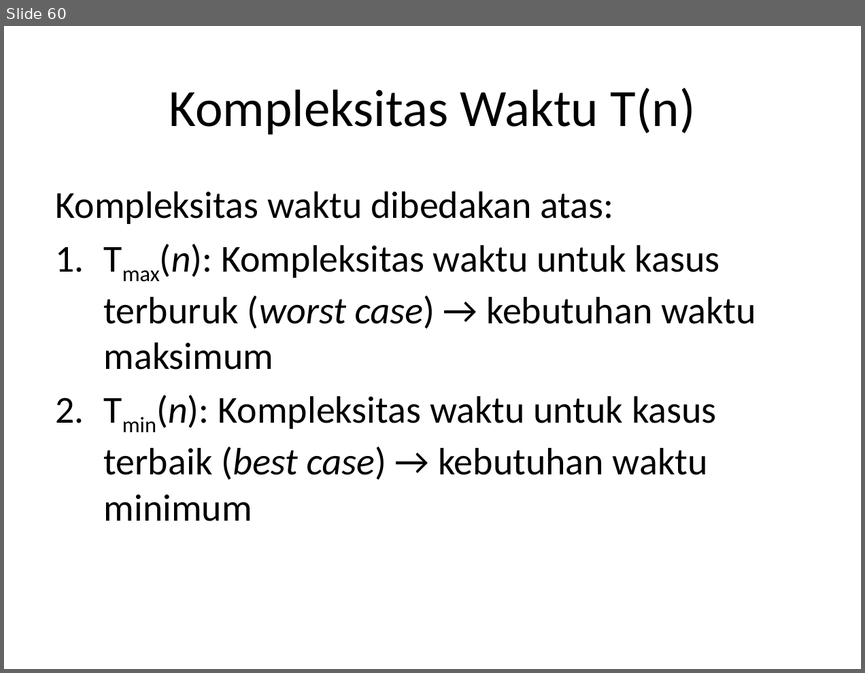
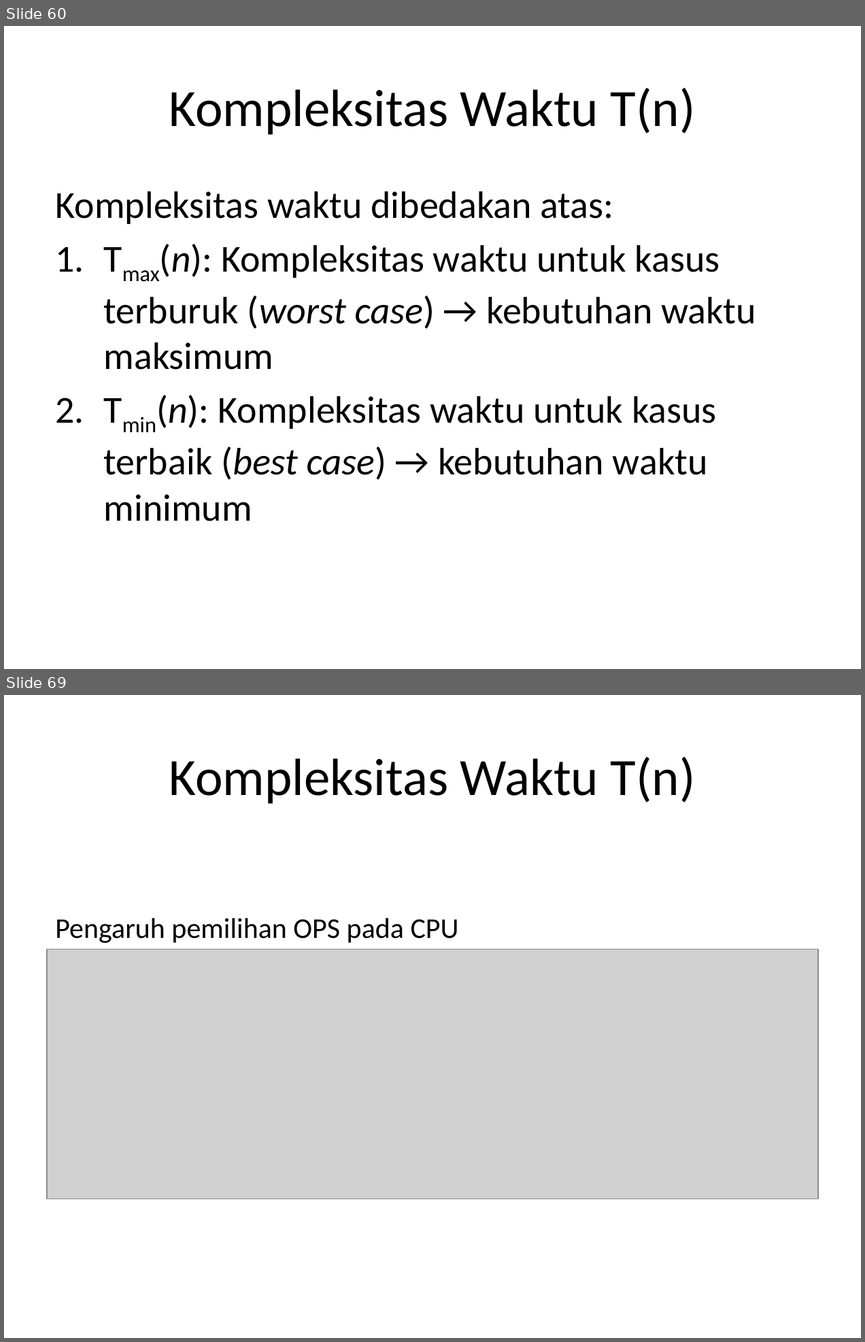
Before and after one commit to auliyanurul/kuliah, a slide deck: Algoritma dan Struktur Data.pptx. Shown one above the other, each under a label of ours: slide 60 before the commit, slides 60 and 69 after it; the slides between them are not shown. The pictures are 865x673 and 865x1342 pixels, drawn with LibreOffice and Linux fonts; fonts in the diff are those of the drawing; grey boxes stand for pictures. Boxes give left, top, right and bottom in pixels: in the first picture for what was removed or moved away, otherwise in the second. Text is boxed around its words. In the diff, an @@ line names an element or a change of style, - is before the commit and + after.

```diff
--- a/Algoritma dan Struktur Data.pptx
+++ b/Algoritma dan Struktur Data.pptx
@@ slide 69 added at [4, 695, 861, 1338], background #FFFFFF @@
@@ title added at [169, 757, 696, 804], 44 pt, text #000000 @@
+Kompleksitas Waktu T(n)
@@ text added at [55, 917, 459, 943], 24 pt, text #000000 @@
+Pengaruh pemilihan OPS pada CPU
@@ picture added at [47, 949, 818, 1198] @@
```
Also in this commit, not shown: 1 slide changed, 11 other slides added.
